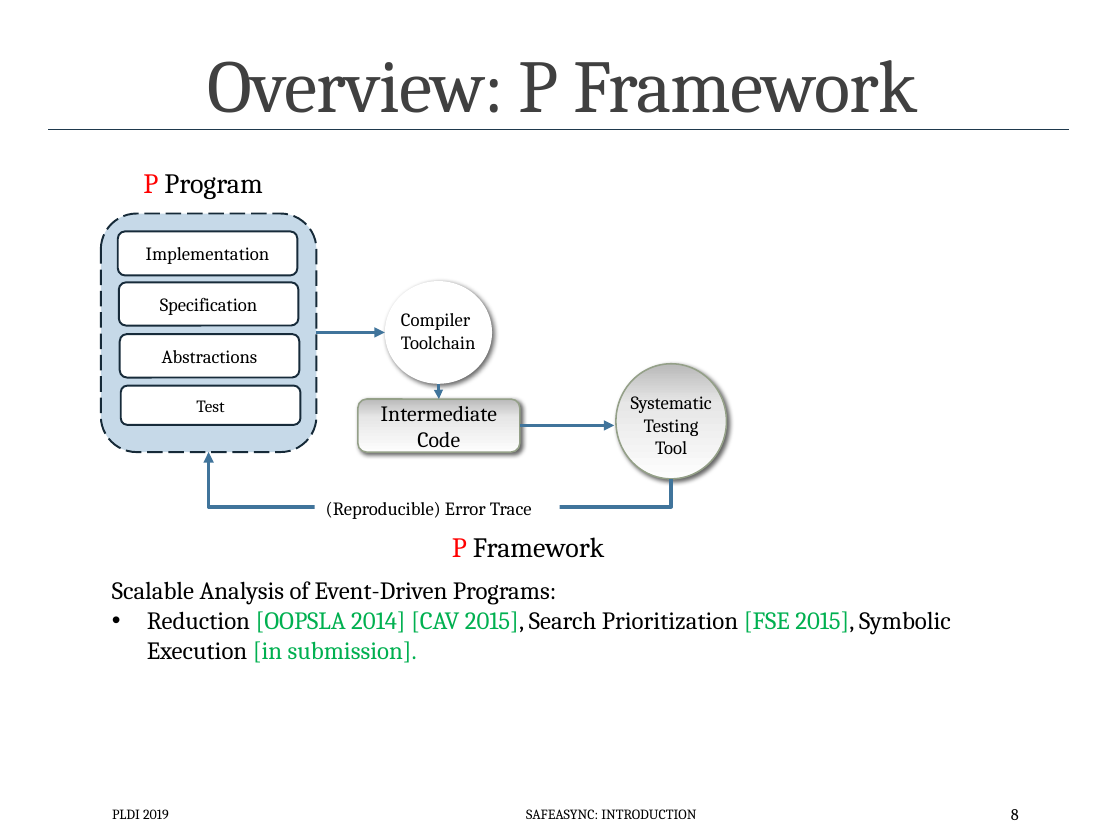
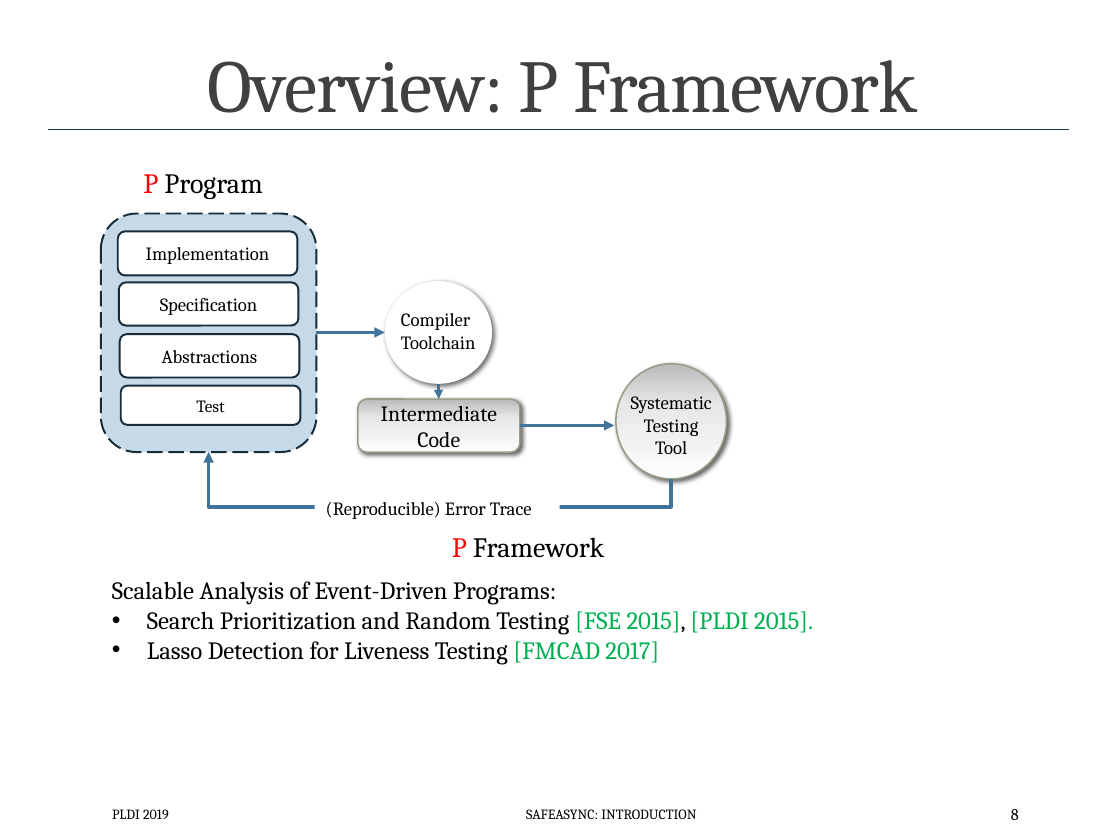
Before and after one commit to p-org/plditutorial, a slide deck: slide 8 of Presentations/1 - Introduction.pptx. Drawn at 1120x840 pixels with LibreOffice and Linux fonts; fonts in the diff are those of the drawing. Boxes give left, top, right and bottom in pixels: in the first picture for what was removed or moved away, otherwise in the second. Text is boxed around its words. In the diff, an @@ line names an element or a change of style, - is before the commit and + after.

```diff
--- a/Presentations/1 - Introduction.pptx
+++ b/Presentations/1 - Introduction.pptx
@@ text at (147, 611, 813, 664): text changed @@
-• Reduction [OOPSLA 2014] [CAV 2015], Search Prioritization [FSE 2015], Symbolic Execution [in submission].
+• Search Prioritization and Random Testing [FSE 2015], [PLDI 2015].
+• Lasso Detection for Liveness Testing [FMCAD 2017]
```
Also in this commit, not shown: 6 other slides changed.
